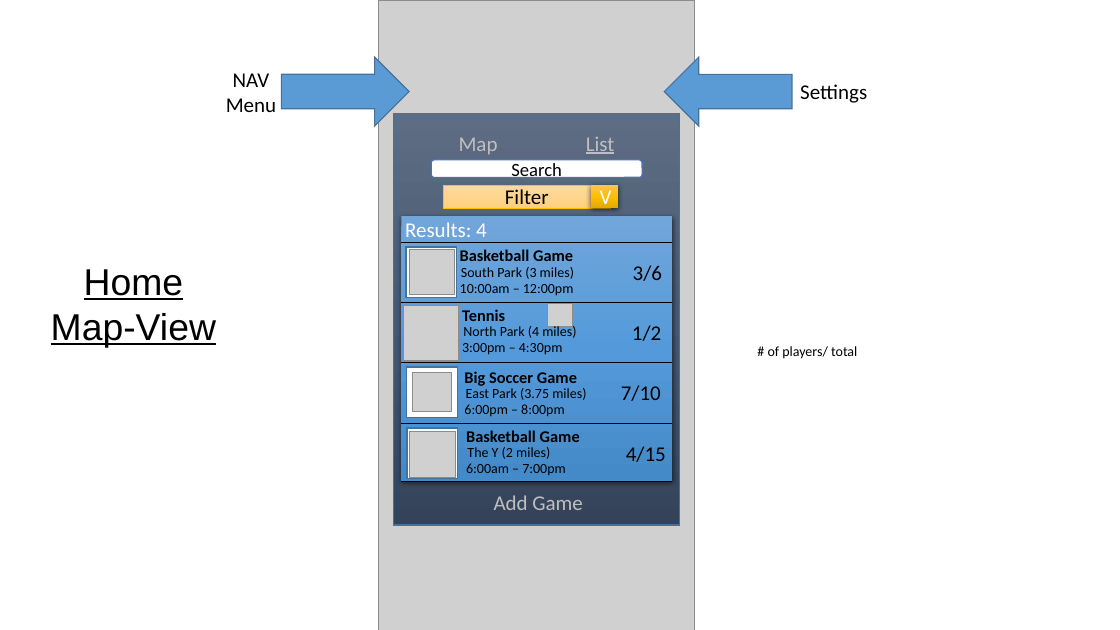
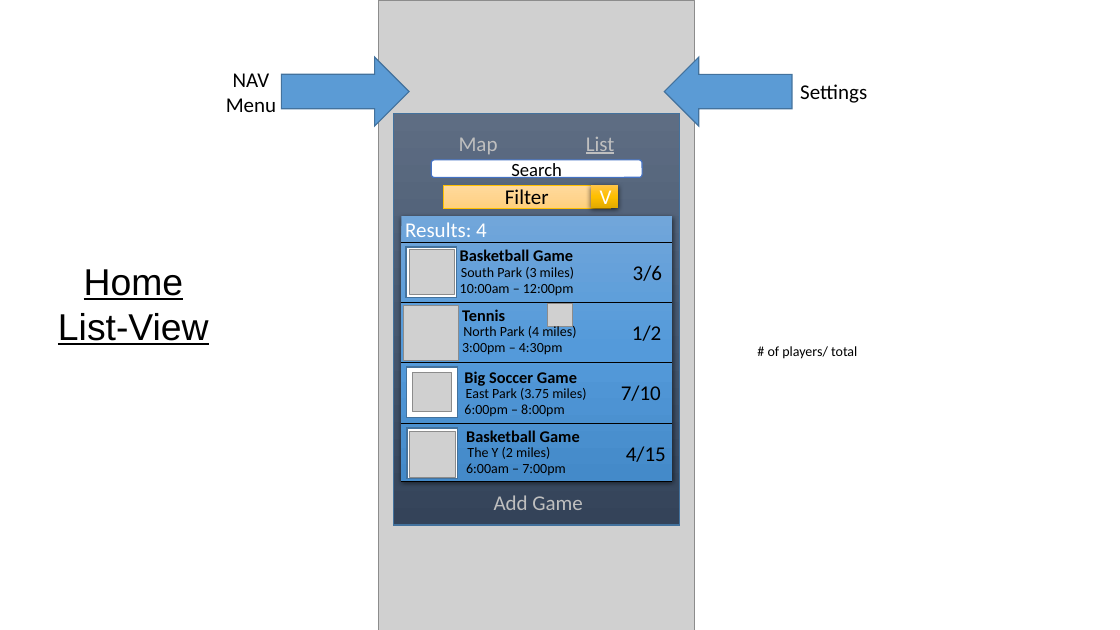
Before and after one commit to gfoudree/whosplayin, a slide deck: slide 7 of Storyboard Design.pptx. Drawn at 1120x630 pixels with LibreOffice and Linux fonts; fonts in the diff are those of the drawing; grey boxes stand for pictures. Boxes give left, top, right and bottom in pixels: in the first picture for what was removed or moved away, otherwise in the second. Text is boxed around its words. In the diff, an @@ line names an element or a change of style, - is before the commit and + after.

```diff
--- a/Storyboard Design.pptx
+++ b/Storyboard Design.pptx
@@ text at (58, 313, 209, 345): text changed @@
-Map-View
+List-View
```
Also in this commit, not shown: 1 slide added, 1 other file.
